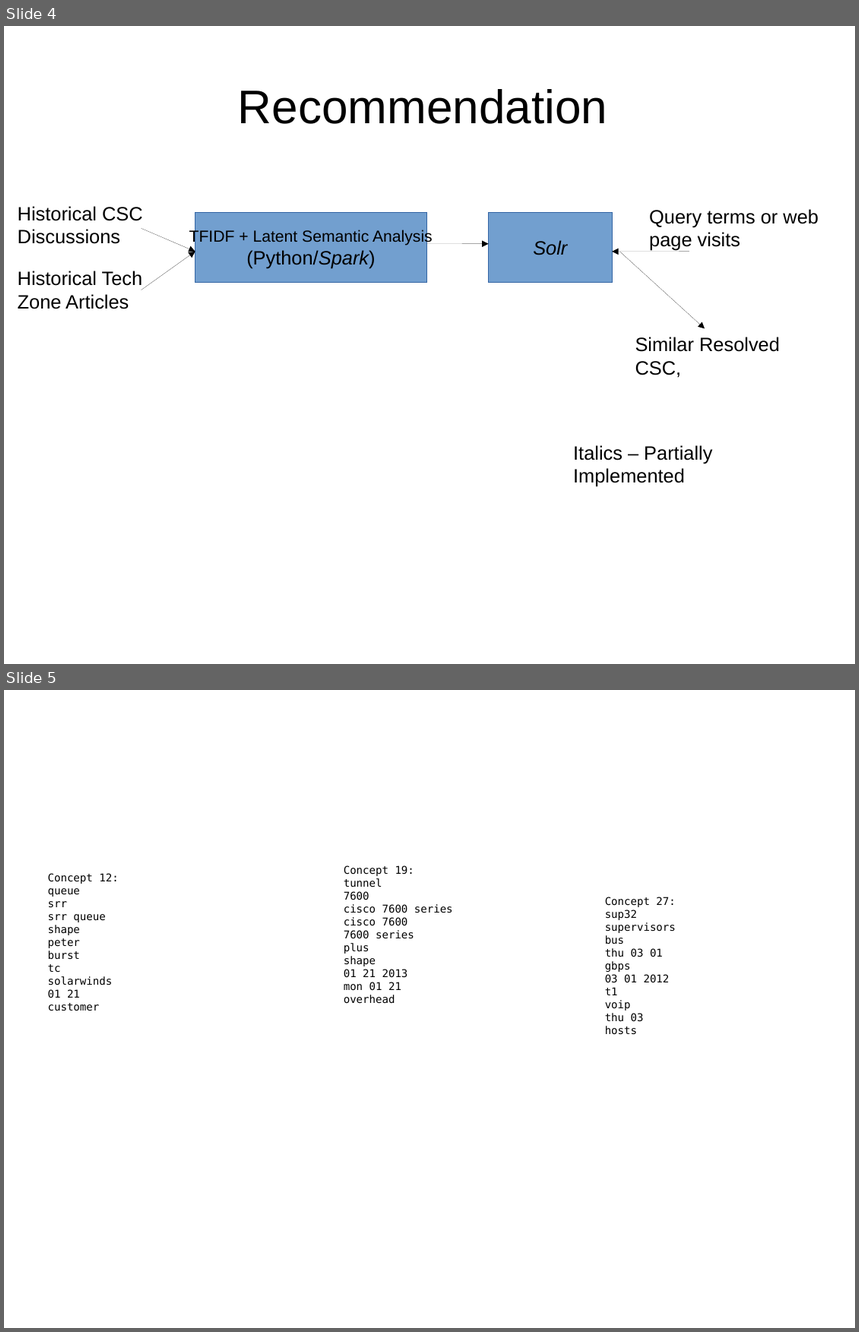
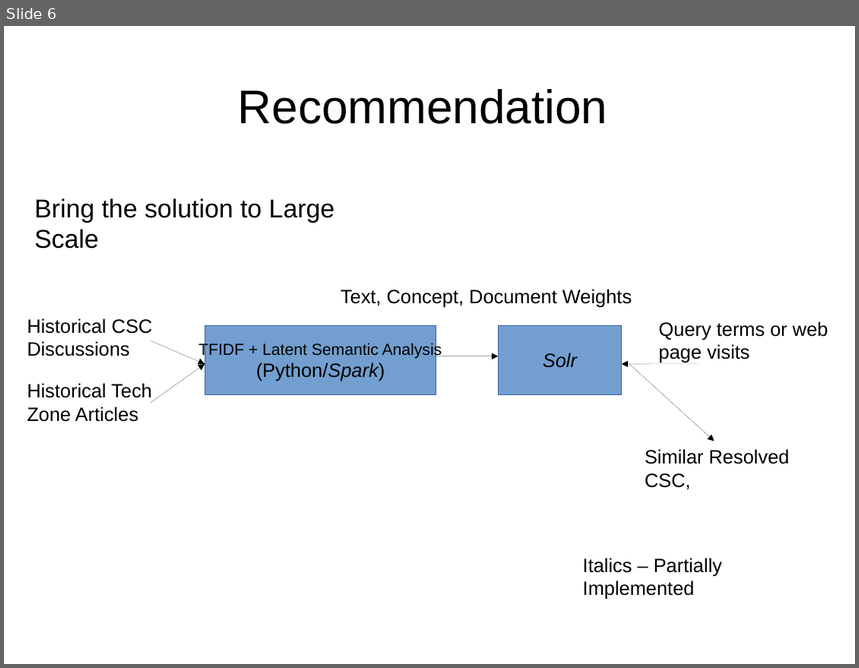
Before and after one commit to lelakshm/texata2015-hackathon, a slide deck: skanajan/Texata Finals.pptx. Shown one above the other, each under a label of ours: slides 4 and 5 before the commit, slide 6 after it. The pictures are 859x1332 and 859x668 pixels, drawn with LibreOffice and Linux fonts; fonts in the diff are those of the drawing. Boxes give left, top, right and bottom in pixels: in the first picture for what was removed or moved away, otherwise in the second. Text is boxed around its words. In the diff, an @@ line names an element or a change of style, - is before the commit and + after.

```diff
--- a/skanajan/Texata Finals.pptx
+++ b/skanajan/Texata Finals.pptx
@@ slide 5 removed at [4,690,855,1328], background #FFFFFF @@
@@ text removed at [344,866,453,1004] @@
-Concept 19:
-tunnel
-7600
-cisco 7600 series
-cisco 7600
-7600 series
-plus
-shape
-01 21 2013
-mon 01 21
-overhead
@@ text removed at [48,873,118,1011] @@
-Concept 12:
-queue
-srr
-srr queue
-shape
-peter
-burst
-tc
-solarwinds
-01 21
-customer
@@ text removed at [605,897,676,1035] @@
-Concept 27:
-sup32
-supervisors
-bus
-thu 03 01
-gbps
-03 01 2012
-t1
-voip
-thu 03
-hosts
@@ what was slide 4 is now slide 6 @@
@@ slide 6 changed as well @@
@@ text added at [34,199,335,249], 24 pt, text #000000 @@
+Bring the solution to Large Scale
@@ text added at [341,289,632,308], 18 pt, text #000000 @@
+Text, Concept, Document Weights
@@ text "Query terms or web page ...": place and size @@
-text "Query terms or web page ..." at [649,209,819,251]
+text "Query terms or web page ..." at [659,322,829,363]
@@ arrow moved from (142, 290) - (196, 252) to (151, 341) - (205, 364) @@
@@ arrow moved from (142, 228) - (196, 252) to (151, 403) - (205, 364) @@
@@ 4 texts, 3 arrows, 2 rectangles: place and size @@
-4 texts, 3 arrows, 2 rectangles at [18,206,780,487]
+4 texts, 3 arrows, 2 rectangles at [27,319,790,600]
```
Also in this commit, not shown: 2 other slides changed, 3 slides added, 1 other slide removed.
